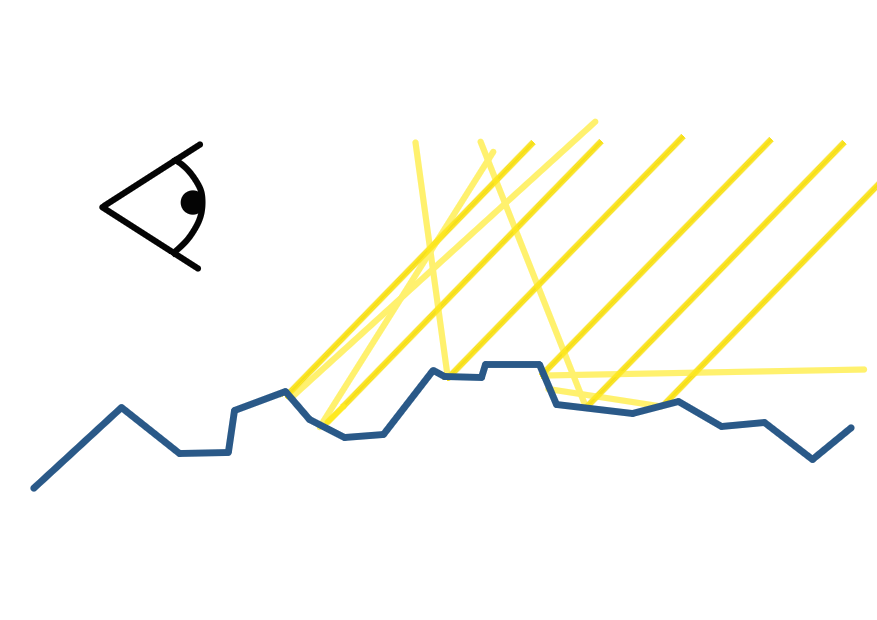
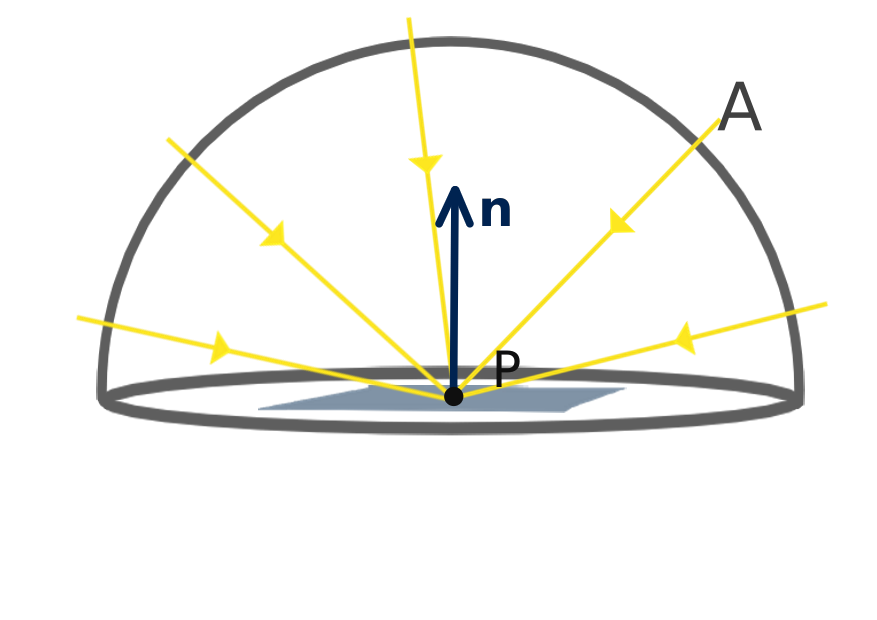
Layered file, before and after one edit (877px x 620px). Changes by layer:
hid "RoughSurface", painted on it over bbox(30, 345, 868, 492)
hid "OutgoingRayRough", painted on it over bbox(256, 64, 877, 448)
added layer "Ppoint" above "Normal" over bbox(384, 384, 512, 438)
added layer "Normal" above "IncomingsA" over bbox(384, 128, 512, 438)
added layer "IncomingsA" above "AreaA" over bbox(70, 16, 838, 454)
added layer "AreaA" (67%) above "SurfacePersp" over bbox(64, 16, 832, 465)
added layer "SurfacePersp" above "Eye_normal" over bbox(224, 382, 672, 446)
hid "Eye" over bbox(75, 94, 256, 320)
hid "IncomingRaysRough", painted on it over bbox(45, 16, 877, 483)
